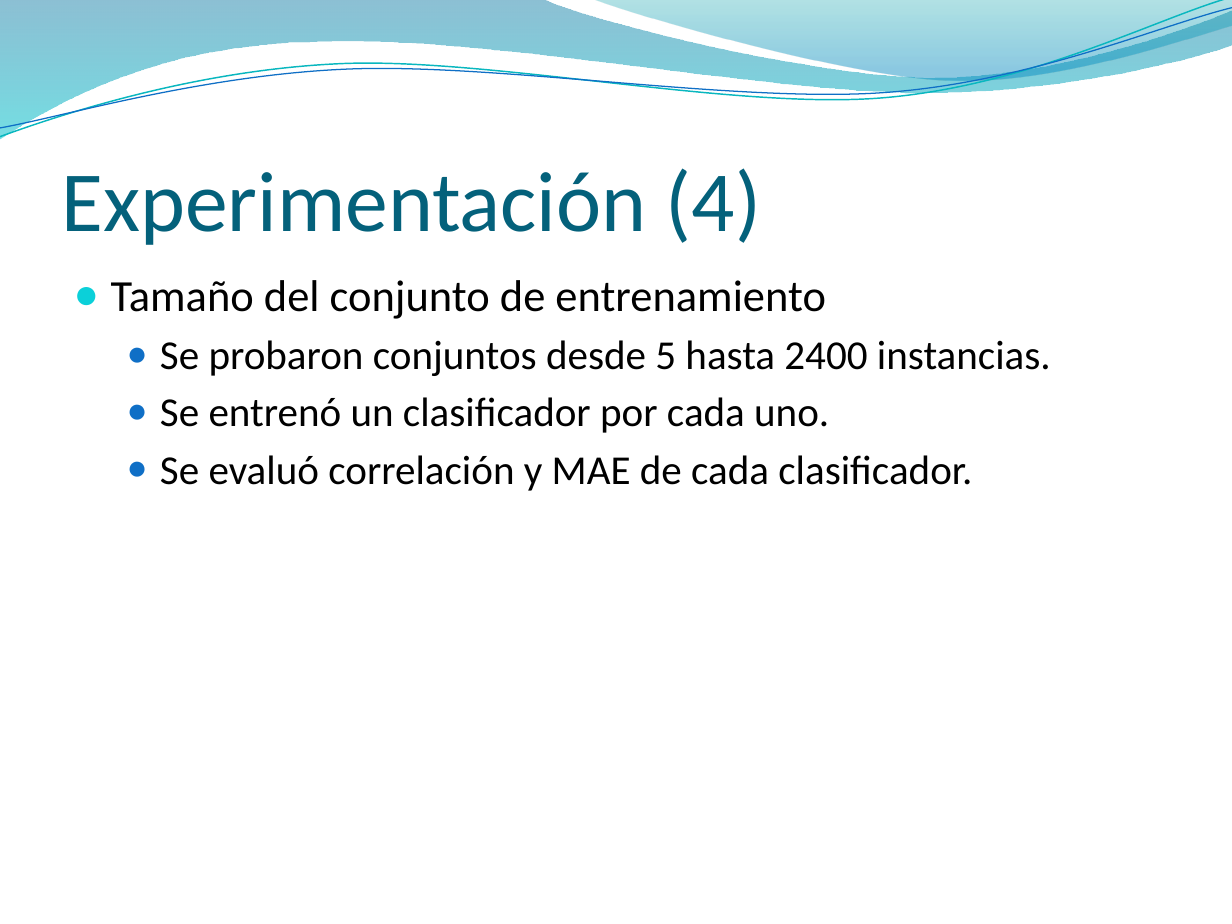
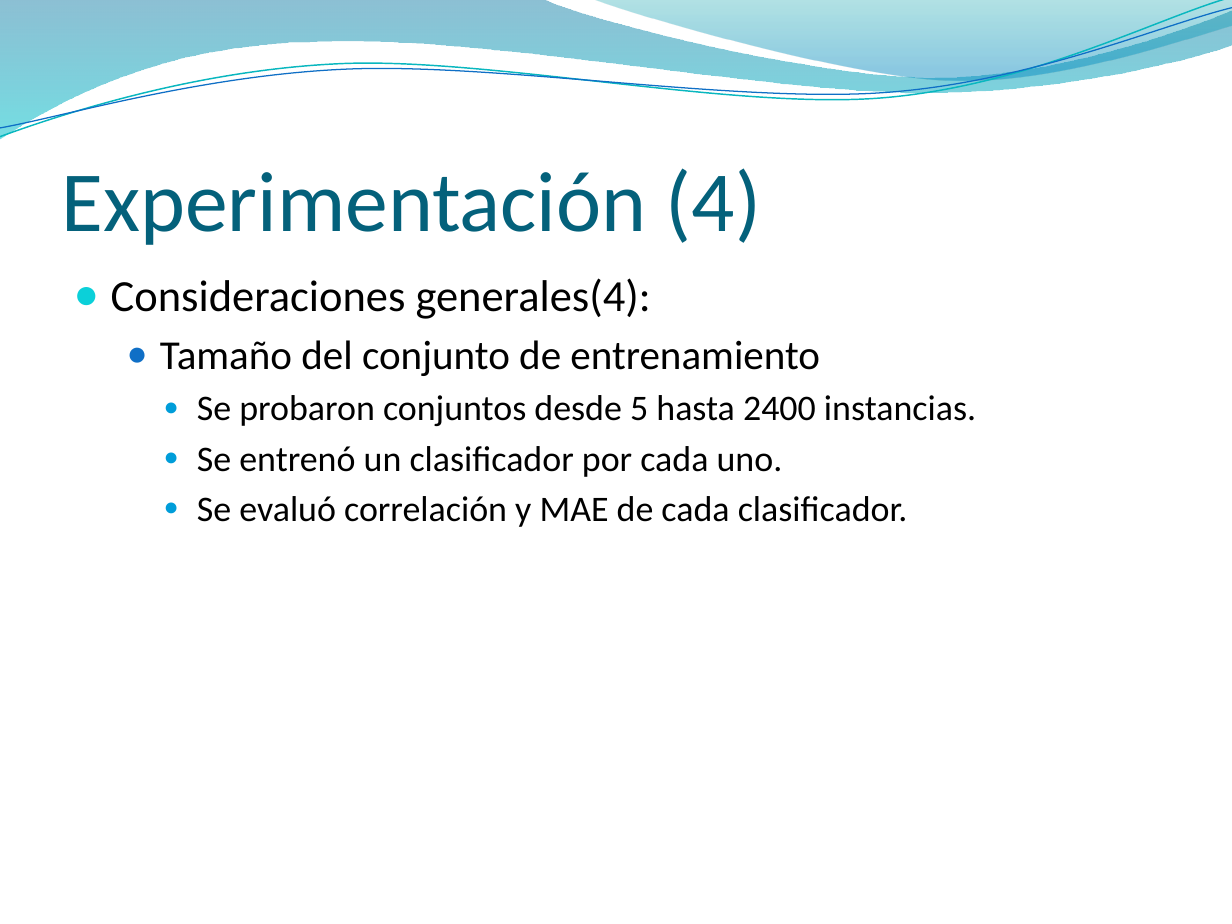
Before and after one commit to jaffadog/neuralito, a slide deck: slide 5 of neuralito/ArfGen/docs/Entregas/Informe Final/presentacion/maxi2.pptx. Drawn at 1232x924 pixels with LibreOffice and Linux fonts; fonts in the diff are those of the drawing; background and template pictures are left out. Boxes give left, top, right and bottom in pixels: in the first picture for what was removed or moved away, otherwise in the second. Text is boxed around its words. In the diff, an @@ line names an element or a change of style, - is before the commit and + after.

```diff
--- a/neuralito/ArfGen/docs/Entregas/Informe Final/presentacion/maxi2.pptx
+++ b/neuralito/ArfGen/docs/Entregas/Informe Final/presentacion/maxi2.pptx
@@ text at [111,278,651,319]: paragraph added @@
+● Consideraciones generales(4):
@@ text at [160,340,976,527]: size 26 to 24 pt in "Tamaño del conjunto de entrenamiento"; size 24 to 21 pt in "Se probaron conjuntos desde 5 hasta 2400 ...", "Se entrenó un clasificador por cada uno.", "Se evaluó correlación y MAE de cada ..."; list level 1 to 2 in "Tamaño del conjunto de entrenamiento"; bullet colour #0BD0D9 to #0F6FC6; list level 2 to 3 in "Se probaron conjuntos desde 5 ..."; bullet colour #0F6FC6 to #009DD9; list level 2 to 3 in "Se entrenó un clasificador por ..."; list level 2 to 3 in "Se evaluó correlación y MAE ..." @@
```
Also in this commit, not shown: 6 other slides changed.
